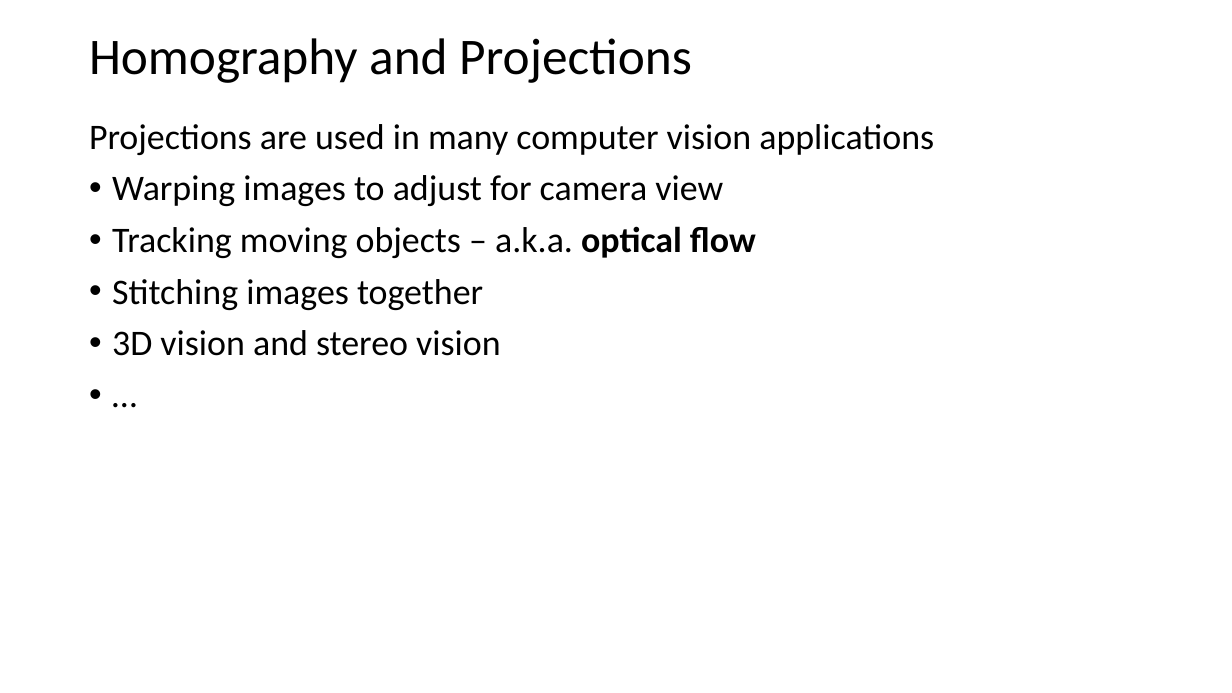
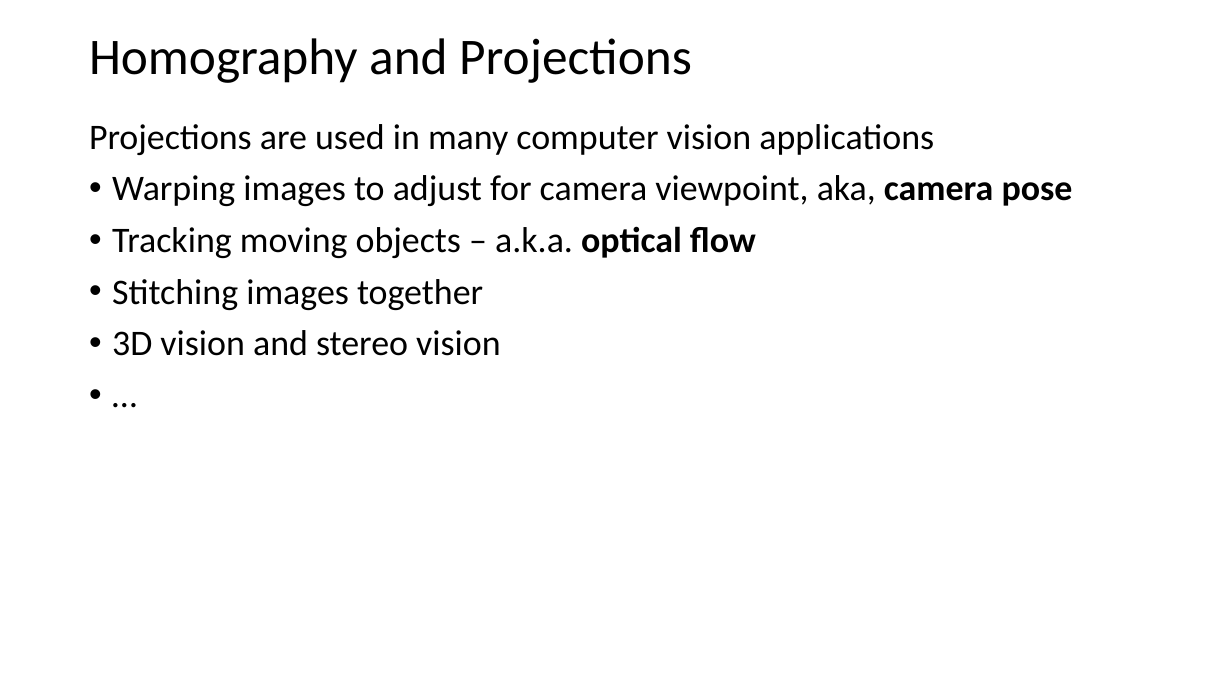
Before and after one commit to StephenElston/CSCI-E25, a slide deck: slide 3 of Slides/8_HomographyProjection.pptx. Drawn at 1232x693 pixels with LibreOffice and Linux fonts; fonts in the diff are those of the drawing. Boxes give left, top, right and bottom in pixels: in the first picture for what was removed or moved away, otherwise in the second. Text is boxed around its words. In the diff, an @@ line names an element or a change of style, - is before the commit and + after.

```diff
--- a/Slides/8_HomographyProjection.pptx
+++ b/Slides/8_HomographyProjection.pptx
@@ text at bbox=[112, 175, 1073, 206]: text changed @@
-• Warping images to adjust for camera view
+• Warping images to adjust for camera viewpoint, aka, camera pose
```
Also in this commit, not shown: 3 other slides changed.
